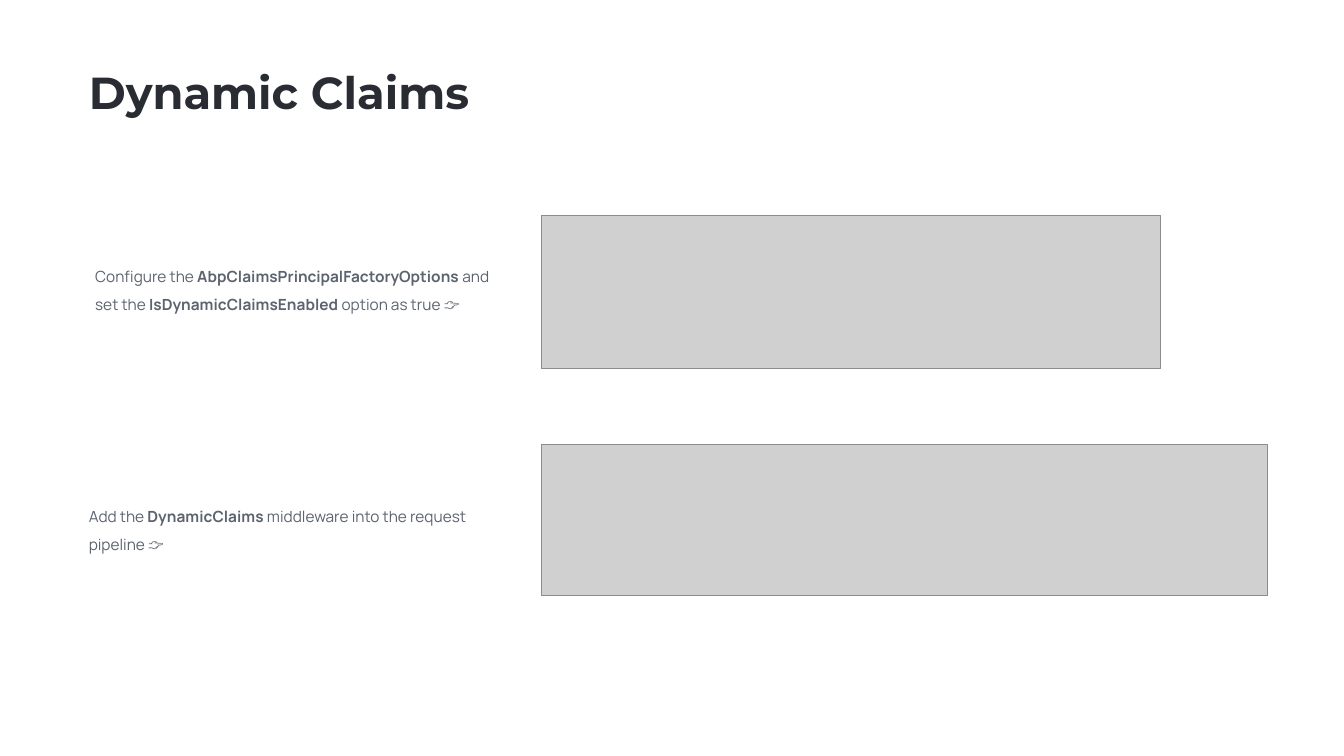
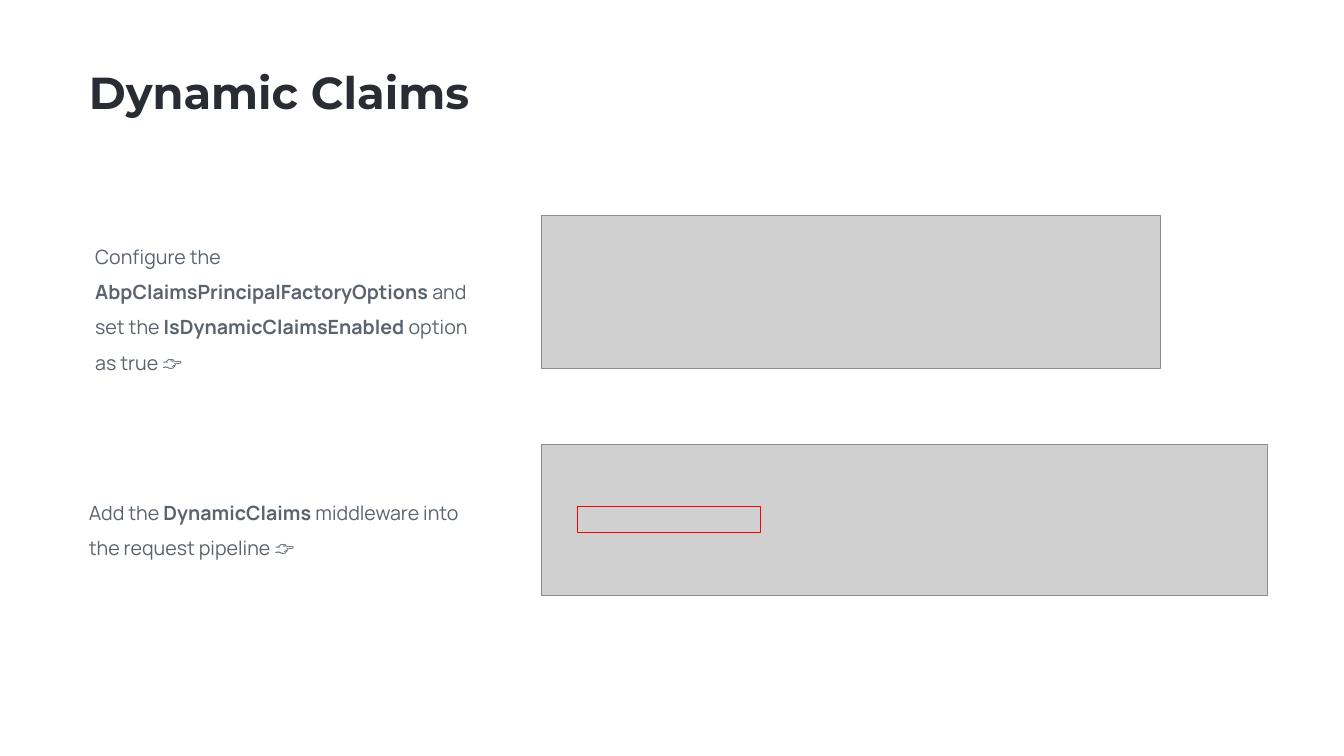
Before and after one commit to EngincanV/presentations, a slide deck: slide 6 of ABP/Community-Talks-2023.8/Community-Talks-2023.8.pptx. Drawn at 1344x756 pixels with LibreOffice and Linux fonts; fonts in the diff are those of the drawing; grey boxes stand for pictures; background and template pictures are left out. Boxes give left, top, right and bottom in pixels: in the first picture for what was removed or moved away, otherwise in the second. Text is boxed around its words. In the diff, an @@ line names an element or a change of style, - is before the commit and + after.

```diff
--- a/ABP/Community-Talks-2023.8/Community-Talks-2023.8.pptx
+++ b/ABP/Community-Talks-2023.8/Community-Talks-2023.8.pptx
@@ text "Configure the AbpClaimsPrincipalFactoryOptions and set ..." at (x1=95, y1=249, x2=468, y2=371): size 11 to 14 pt @@
@@ text "Configure the AbpClaimsPrincipalFactoryOptions and set ..." moved from (x1=95, y1=270, x2=489, y2=314) to (x1=95, y1=249, x2=468, y2=371) @@
@@ text "Add the DynamicClaims middleware into ..." at (x1=89, y1=505, x2=458, y2=560): size 11 to 14 pt @@
@@ rectangle added at (x1=578, y1=507, x2=761, y2=533), outline #FF0000 0.75 pt @@
```
Also in this commit, not shown: 9 other slides changed, 1 slide added, 1 slide removed, 1 other file.
